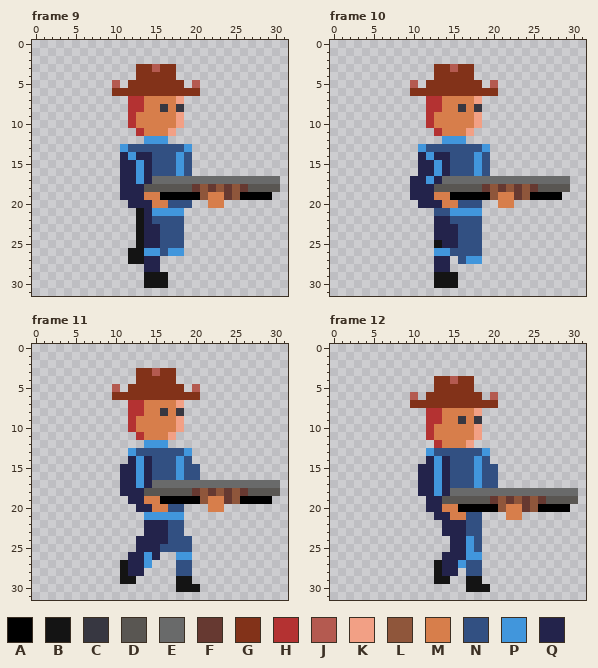
One commit to this pixel-art file: assets/asesprite/cop-shotgun.ase. Above is the file before it was changed.
32x32 pixels, 34 frames. Shown: frame 9, frame 10, frame 11, frame 12. The commit also changed other frames, which this record leaves out.
Palette (. is transparent): A #000000  B #141414  C #373741  D #595652  E #696a6a  F #663931  G #823219  H #b43232  J #b45a50  K #f2a085  L #8f563b  M #d77e4b  N #325082  P #4196dc  Q #23234b
Pixels before, frame 9, first column x 10:
 3 ...GGJGG.............
 4 ...GGGGG.............
 5 J.GGGGGGG.J..........
 6 GGGGGGGGGGG..........
 7 ..HHMMMMK............
 8 ..HHMMCMC............
 9 ..HMMMMMK............
10 ..HMMMMMK............
11 ...HMMMK.............
12 ....PPP..............
13 .PNNNNNNNP...........
14 .QPQQNNNPN...........
15 .QQPQNNNPN...........
16 .QQPQNNNPN...........
17 .QQPQEEEEEEEEEEEEEEEE
18 .QQQDDDDDDFLFLFLFDDDD
19 .QQQMMAAAAALMMFLAAAA.
20 ..QQQMMNNN..MM.......
21 ...BQPPPP............
22 ...BQNNNN............
23 ...BQQNNN............
24 ...BQQNNN............
25 ...BQQNNN............
26 ..BBPPNPP............
27 ..BBQQ...............
28 ....QQ...............
29 ....BBB..............
30 ....BBB..............
Pixels before, frame 10, first column x 10:
 3 ...GGJGG............
 4 ...GGGGG............
 5 J.GGGGGGG.J.........
 6 GGGGGGGGGGG.........
 7 ..HHMMMMK...........
 8 ..HHMMCMC...........
 9 ..HMMMMMK...........
10 ..HMMMMMK...........
11 ...HMMMK............
12 ....PPP.............
13 .PNNNNNNNP..........
14 .QPQQNNNPN..........
15 .QQPQNNNPN..........
16 .QQPQNNNPN..........
17 QQPQEEEEEEEEEEEEEEEE
18 QQQDDDDDDFLFLFLFDDDD
19 QQQMMAAAAALMMFLAAAA.
20 .QQQMMNNN..MM.......
21 ...NNPPPP...........
22 ...QQNNNN...........
23 ...QQQNNN...........
24 ...QQQNNN...........
25 ...BQQNNN...........
26 ...PPNNNN...........
27 ...QQ.NPP...........
28 ...QQ...............
29 ...BBB..............
30 ...BBB..............
Pixels before, frame 11, first column x 10:
 3 ...GGJGG.............
 4 ...GGGGG.............
 5 J.GGGGGGG.J..........
 6 GGGGGGGGGGG..........
 7 ..HHMMMMK............
 8 ..HHMMCMC............
 9 ..HMMMMMK............
10 ..HMMMMMK............
11 ...HMMMK.............
12 ....PPP..............
13 ..PNNNNNNP...........
14 ..QPQNNNPN...........
15 .QQPQNNNPNN..........
16 .QQPQNNNPNN..........
17 .QQPQEEEEEEEEEEEEEEEE
18 .QQQDDDDDDFLFLFLFDDDD
19 ..QQMMAAAAALMMFLAAAA.
20 ...QQMMNN...MM.......
21 ....PPPPP............
22 ....QQQNN............
23 ....QQQNN............
24 ...QQQQNNN...........
25 ...QQQNNNN...........
26 ..QQPQ..PP...........
27 .BQQP...NN...........
28 .BQQ....NN...........
29 .BB.....BB...........
30 ........BBB..........
Pixels before, frame 12, first column x 10:
 4 ...GGJGG.............
 5 ...GGGGG.............
 6 J.GGGGGGG.J..........
 7 GGGGGGGGGGG..........
 8 ..HHMMMMK............
 9 ..HHMMCMC............
10 ..HMMMMMK............
11 ..HMMMMMK............
12 ...HMMMK.............
13 ..PNNNNNNP...........
14 ..QPQNNNPN...........
15 .QQPQNNNPNN..........
16 .QQPQNNNPNN..........
17 .QQPQNNNPNN..........
18 .QQPQEEEEEEEEEEEEEEEE
19 ..QQDDDDDDFLFLFLFDDDD
20 ..QQMMAAAAALMMFLAAAA.
21 ...QQMMNN...MM.......
22 ....QQQNN............
23 ....QQQNN............
24 .....QQPN............
25 .....QQPN............
26 ....QQQPP............
27 ...BQQPNN............
28 ...BQQ.NN............
29 ...BB..BB............
30 .......BBB...........
New version:
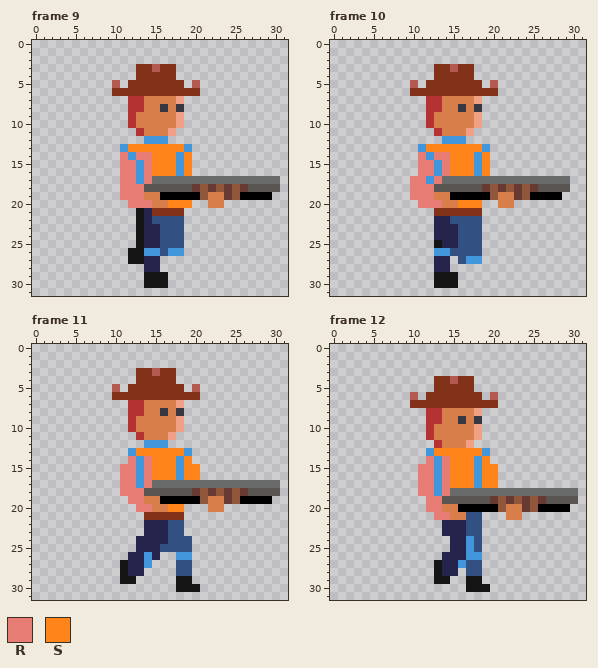
Colours new in this view: R #e67c73  S #ff851b
Edits made:
Frame 9:
y 13: x 12..18 NNNNNNN -> SSSSSSS
y 14: x 11 Q -> R; x 13..17 QQNNN -> RRSSS; x 19 N -> S
y 15..16: x 11..12 QQ -> RR; x 14..17 QNNN -> RSSS; x 19 N -> S
y 17: x 11..12 QQ -> RR; x 14 Q -> R
y 18..19: x 11..13 QQQ -> RRR
y 20: x 12..14 QQQ -> RRR; x 17..19 NNN -> SSS
y 21: x 15..18 PPPP -> GGGG
Frame 10:
y 13: x 12..18 NNNNNNN -> SSSSSSS
y 14: x 11 Q -> R; x 13..17 QQNNN -> RRSSS; x 19 N -> S
y 15..16: x 11..12 QQ -> RR; x 14..17 QNNN -> RSSS; x 19 N -> S
y 17: x 10..11 QQ -> RR; x 13 Q -> R
y 18..19: x 10..12 QQQ -> RRR
y 20: x 11..13 QQQ -> RRR; x 16..18 NNN -> SSS
y 21: x 13..18 NNPPPP -> GGGGGG
Frame 11:
y 13: x 13..18 NNNNNN -> SSSSSS
y 14: x 12 Q -> R; x 14..17 QNNN -> RSSS; x 19 N -> S
y 15..16: x 11..12 QQ -> RR; x 14..17 QNNN -> RSSS; x 19..20 NN -> SS
y 17: x 11..12 QQ -> RR; x 14 Q -> R
y 18: x 11..13 QQQ -> RRR
y 19: x 12..13 QQ -> RR
y 20: x 13..14 QQ -> RR; x 17..18 NN -> SS
y 21: x 14..18 PPPPP -> GGGGG
Frame 12:
y 13: x 13..18 NNNNNN -> SSSSSS
y 14: x 12 Q -> R; x 14..17 QNNN -> RSSS; x 19 N -> S
y 15..17: x 11..12 QQ -> RR; x 14..17 QNNN -> RSSS; x 19..20 NN -> SS
y 18: x 11..12 QQ -> RR; x 14 Q -> R
y 19..20: x 12..13 QQ -> RR
y 21: x 13..14 QQ -> RR
